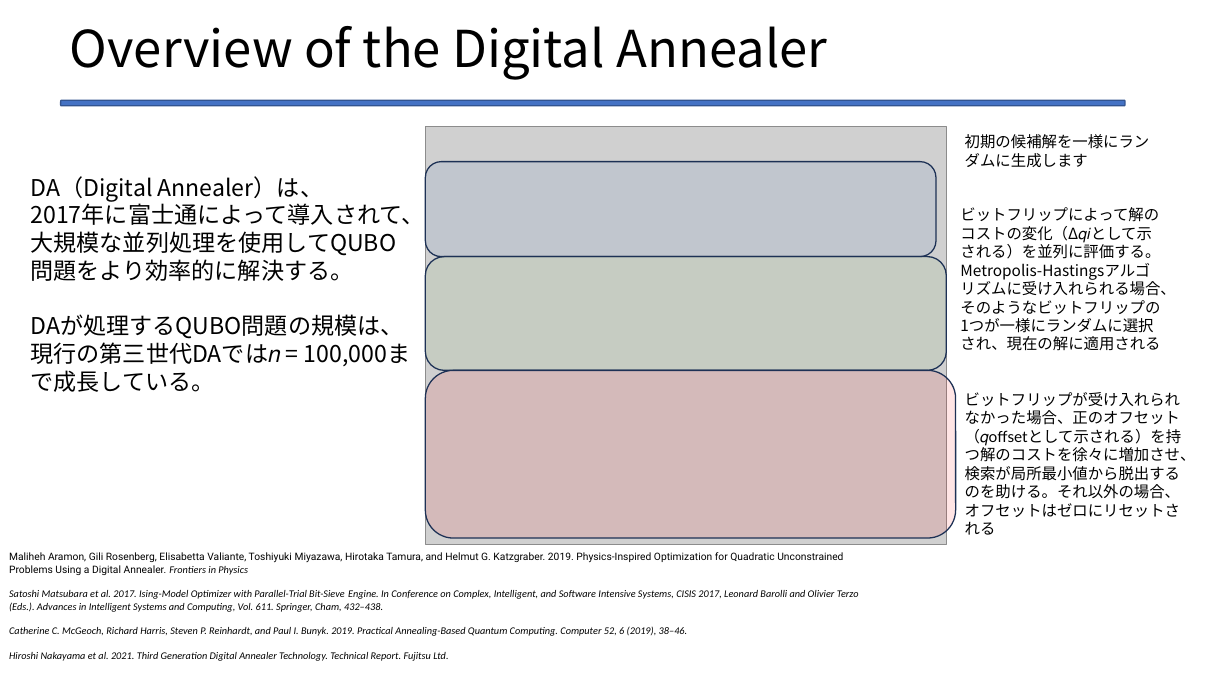
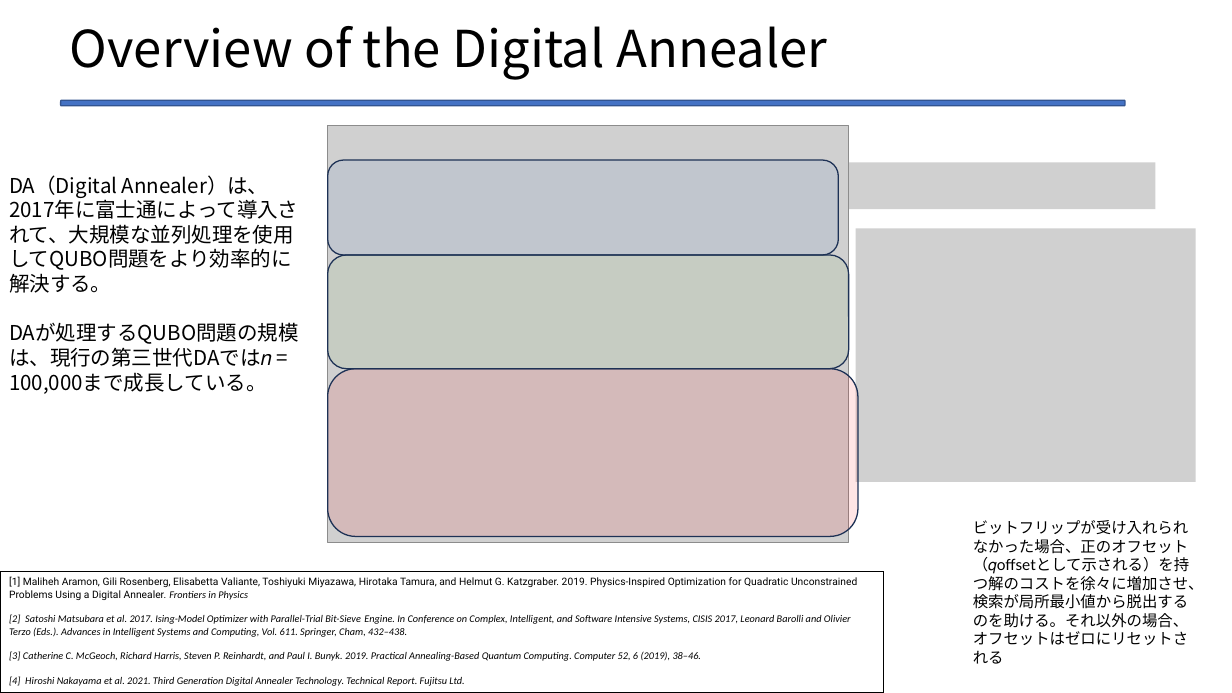
Before and after one commit to Legolas9999/zemi, a slide deck: slide 18 of lcj_ron_zemi2.pptx. Drawn at 1232x693 pixels with LibreOffice and Linux fonts; fonts in the diff are those of the drawing; grey boxes stand for pictures. Boxes give left, top, right and bottom in pixels: in the first picture for what was removed or moved away, otherwise in the second. Text is boxed around its words. In the diff, an @@ line names an element or a change of style, - is before the commit and + after.

```diff
--- a/lcj_ron_zemi2.pptx
+++ b/lcj_ron_zemi2.pptx
@@ text removed at (965,134,1150,167) @@
-初期の候補解を一様にランダムに生成します
@@ text "DA（Digital Annealer）は、": place and size @@
-text "DA（Digital Annealer）は、" at (31,176,425,392)
+text "DA（Digital Annealer）は、" at (9,175,294,394)
@@ text "DA（Digital Annealer）は、" at (9,175,294,394): size 18 to 16 pt @@
@@ picture added at (848,163,1155,209) @@
@@ text removed at (960,207,1175,351) @@
-ビットフリップによって解のコストの変化（Δ𝑞𝑖として示される）を並列に評価する。Metropolis-Hastingsアルゴリズムに受け入れられる場合、そのようなビットフリップの1つが一様にランダムに選択され、現在の解に適用される
@@ picture added at (856,228,1196,482) @@
@@ 3 rounded rectangles, 1 picture: place and size @@
-3 rounded rectangles, 1 picture at (425,127,956,544)
+3 rounded rectangles, 1 picture at (328,125,859,543)
@@ text "ビットフリップが受け入れられなかった場合、正のオフセット（𝑞offsetとして示される）を持つ解のコストを徐々に増加させ ...": place and size @@
-text "ビットフリップが受け入れられなかった場合、正のオフセット（𝑞offsetとして示される）を持つ解のコストを徐々に増加させ ..." at (965,392,1196,535)
+text "ビットフリップが受け入れられなかった場合、正のオフセット（𝑞offsetとして示される）を持つ解のコストを徐々に増加させ ..." at (973,520,1204,664)
@@ rectangle "[1] Maliheh Aramon, Gili Rosenberg, ...": place and size @@
-rectangle "[1] Maliheh Aramon, Gili Rosenberg, ..." at (9,552,859,661)
+rectangle "[1] Maliheh Aramon, Gili Rosenberg, ..." at (0,571,884,692)
@@ rectangle "[1] Maliheh Aramon, Gili Rosenberg, ..." at (0,571,884,692): outline none to #000000 0.75 pt @@
@@ text in rectangle at (9,576,857,686): text changed @@
-Maliheh Aramon, Gili Rosenberg, Elisabetta Valiante, Toshiyuki Miyazawa, Hirotaka Tamura, and Helmut G. Katzgraber. 2019. Physics-Inspired Optimization for Quadratic Unconstrained Problems Using a Digital Annealer. Frontiers in Physics
-Satoshi Matsubara et al. 2017. Ising-Model Optimizer with Parallel-Trial Bit-Sieve Engine. In Conference on Complex, Intelligent, and Software Intensive Systems, CISIS 2017, Leonard Barolli and Olivier Terzo (Eds.). Advances in Intelligent Systems and Computing, Vol. 611. Springer, Cham, 432–438.
-Catherine C. McGeoch, Richard Harris, Steven P. Reinhardt, and Paul I. Bunyk. 2019. Practical Annealing-Based Quantum Computing. Computer 52, 6 (2019), 38–46.
-Hiroshi Nakayama et al. 2021. Third Generation Digital Annealer Technology. Technical Report. Fujitsu Ltd.
+[1] Maliheh Aramon, Gili Rosenberg, Elisabetta Valiante, Toshiyuki Miyazawa, Hirotaka Tamura, and Helmut G. Katzgraber. 2019. Physics-Inspired Optimization for Quadratic Unconstrained Problems Using a Digital Annealer. Frontiers in Physics
+[2] Satoshi Matsubara et al. 2017. Ising-Model Optimizer with Parallel-Trial Bit-Sieve Engine. In Conference on Complex, Intelligent, and Software Intensive Systems, CISIS 2017, Leonard Barolli and Olivier Terzo (Eds.). Advances in Intelligent Systems and Computing, Vol. 611. Springer, Cham, 432–438.
+[3] Catherine C. McGeoch, Richard Harris, Steven P. Reinhardt, and Paul I. Bunyk. 2019. Practical Annealing-Based Quantum Computing. Computer 52, 6 (2019), 38–46.
+[4] Hiroshi Nakayama et al. 2021. Third Generation Digital Annealer Technology. Technical Report. Fujitsu Ltd.
```
Also in this commit, not shown: 1 other slide changed.
